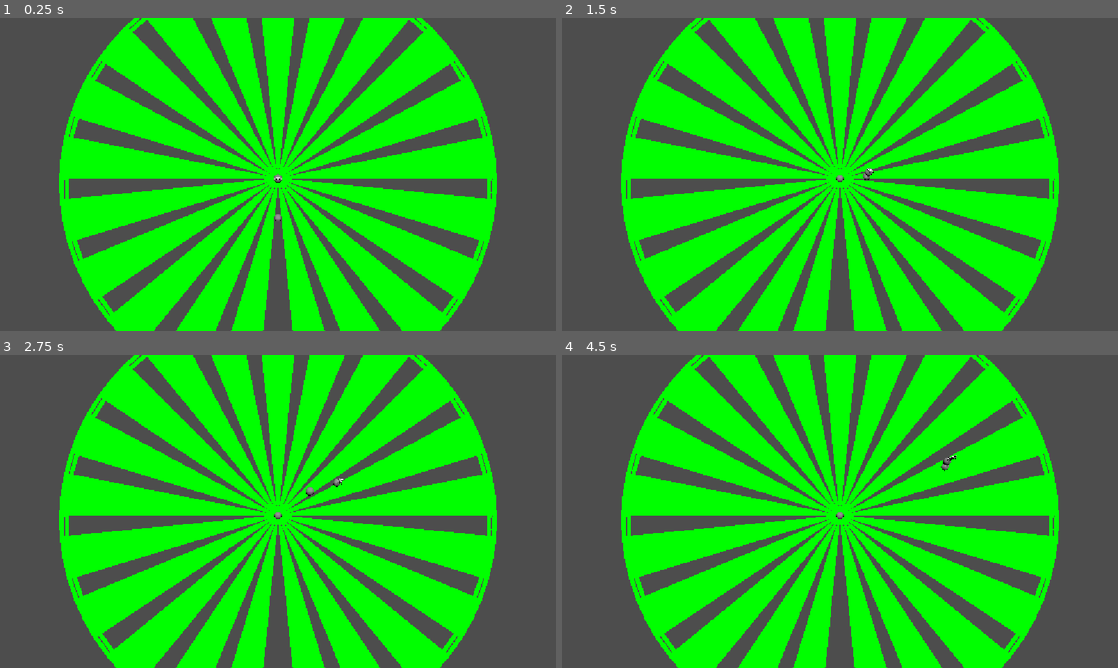
Above: before the commit, frames 1-4 (two rows, left to right).
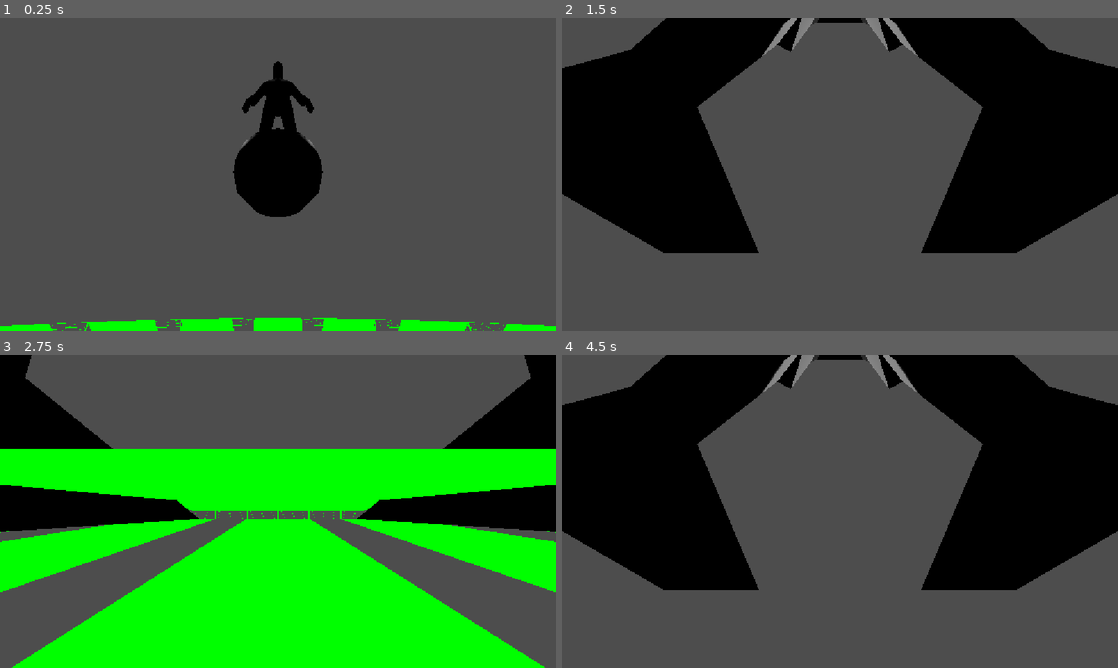
Above: after the commit, the same moments.

Repository: XMNNguyen/Soulslike_Roguelike
Game: Godot game, scene res://Scenes/main.tscn
Same seed, same stepped clock (60 frames per second), same inputs: the game is played once before the commit and once after it.
Inputs (mouse positions are in pixels of both pictures, inside the frame that each line leads up to):
- Up to frame 1 (0.25 s): no input
- Up to frame 2 (1.5 s): move the mouse to (867, 174) at 0.52 s; hold W (forward) from 0.53 s (still down); tap Space (dodge) at 0.6, 1.35 s; move the mouse to (812, 174) at 1.27 s
- Up to frame 3 (2.75 s): keep holding W (forward); move the mouse to (289, 505) at 2.02 s; tap Space (dodge) at 2.1 s
- Up to frame 4 (4.5 s): keep holding W (forward); move the mouse to (834, 517) at 2.77 s; tap Space (dodge) at 2.85, 3.6, 4.35 s; move the mouse to (878, 514) at 3.52 s; move the mouse to (795, 508) at 4.27 s

The runs differ from the first frame. In frame 1, 51% of the frame differs, in the area x 0-100%, y 0-100%; in frame 2, 72%; in frame 3, 53%; in frame 4, 72%.

Commit message:
removed spring arm

Diff:
--- a/soulslike-roguelike/Scenes/Entities/Camera/user_camera.tscn
+++ b/soulslike-roguelike/Scenes/Entities/Camera/user_camera.tscn
@@ -11,10 +11,10 @@
 
 [node name="CSGSphere3D" type="CSGSphere3D" parent="." unique_id=1160670051]
 
+[node name="Camera3D" type="Camera3D" parent="." unique_id=1985725044]
+transform = Transform3D(1, 0, 0, 0, 1, 0, 0, 0, 1, 0, 1.5562176, 1.9189181)
+
+[node name="CSGSphere3D" type="CSGSphere3D" parent="Camera3D" unique_id=2081252035]
+
 [node name="SpringArm3D" type="SpringArm3D" parent="." unique_id=768461349]
 spring_length = 5.0
-
-[node name="Camera3D" type="Camera3D" parent="SpringArm3D" unique_id=1985725044]
-transform = Transform3D(1, 0, 0, 0, 1, 0, 0, 0, 1, 0, 1.5562176, 1.9189181)
-
-[node name="CSGSphere3D" type="CSGSphere3D" parent="SpringArm3D/Camera3D" unique_id=2081252035]
--- a/soulslike-roguelike/Scripts/Entities/Camera/user_camera.gd
+++ b/soulslike-roguelike/Scripts/Entities/Camera/user_camera.gd
@@ -4,7 +4,7 @@
 
 @onready var pivot : Node3D = $Pivot
 @onready var spring_arm : SpringArm3D = $SpringArm3D
-@onready var camera : Camera3D = $SpringArm3D/Camera3D
+@onready var camera : Camera3D = $Camera3D
 
 @export var sensitivity : float = 0.01
 @export var tilt_limit : float = 70.0
@@ -29,12 +29,11 @@
 
 
 func _input(event: InputEvent) -> void:
+	var input_dir := Input.get_vector("left", "right", "forward", "backward")
 	if event is InputEventMouseMotion:
 		spring_arm.rotation.x -= event.relative.y * sensitivity
 		spring_arm.rotation.y -= event.relative.x * sensitivity
 		spring_arm.rotation.x = clamp(spring_arm.rotation.x, -deg_to_rad(tilt_limit), deg_to_rad(tilt_limit))
-	else:
-		spring_arm.look_at(pivot.global_position)
 
 
 func get_camera() -> Camera3D:
@@ -47,7 +46,7 @@
 	var input_dir := Input.get_vector("left", "right", "forward", "backward")
 
 	if input_dir.y:
-		spring_arm.global_position = pivot.global_position
+		camera.global_position = pivot.global_position
 
 	pivot.global_position = lerp(pivot.global_position, target.global_position, 0.5)
 	# always have camera look at the target
--- a/soulslike-roguelike/Scripts/Levels/Debug_Level/debug_level.gd
+++ b/soulslike-roguelike/Scripts/Levels/Debug_Level/debug_level.gd
@@ -7,7 +7,7 @@
 
 
 func _ready() -> void:
-	debug_camera.make_current()
+	#debug_camera.make_current() #NOTE: uncomment for when testing camera
 	pass
 
 func get_player_spawn() -> Vector3:
